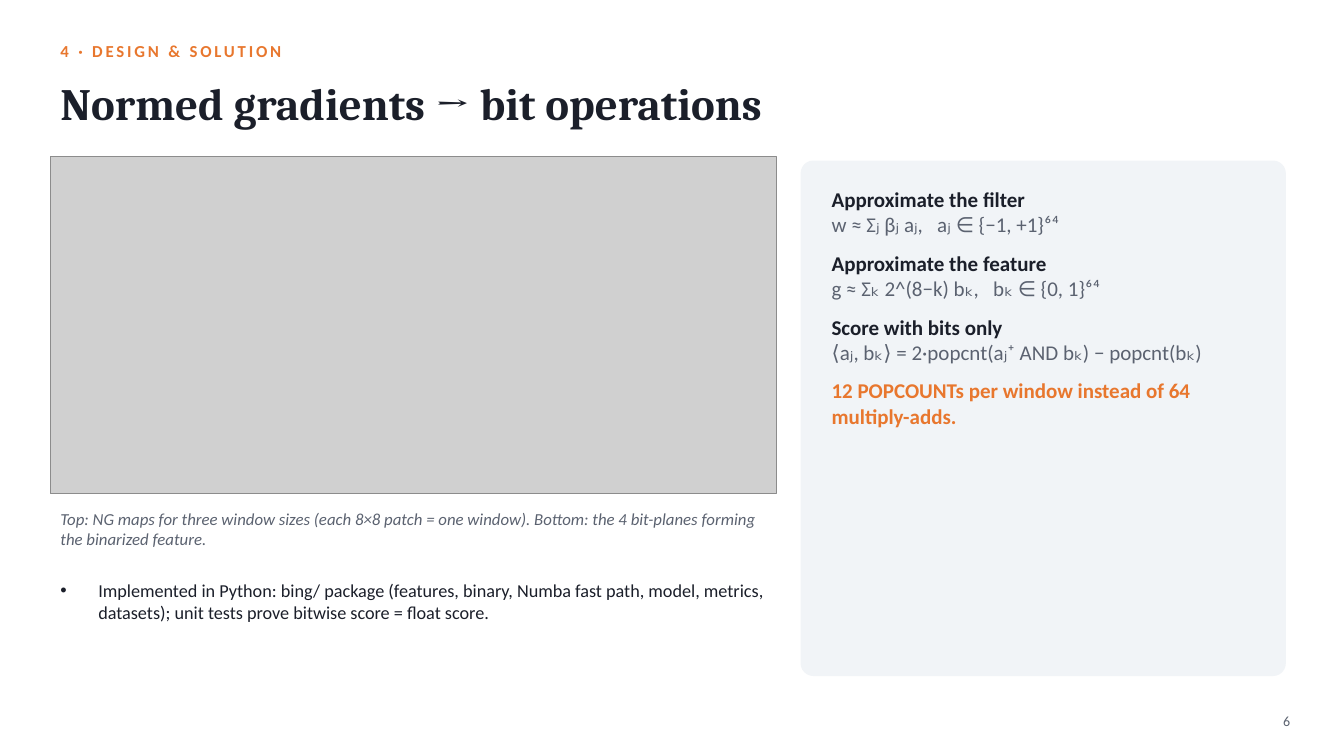
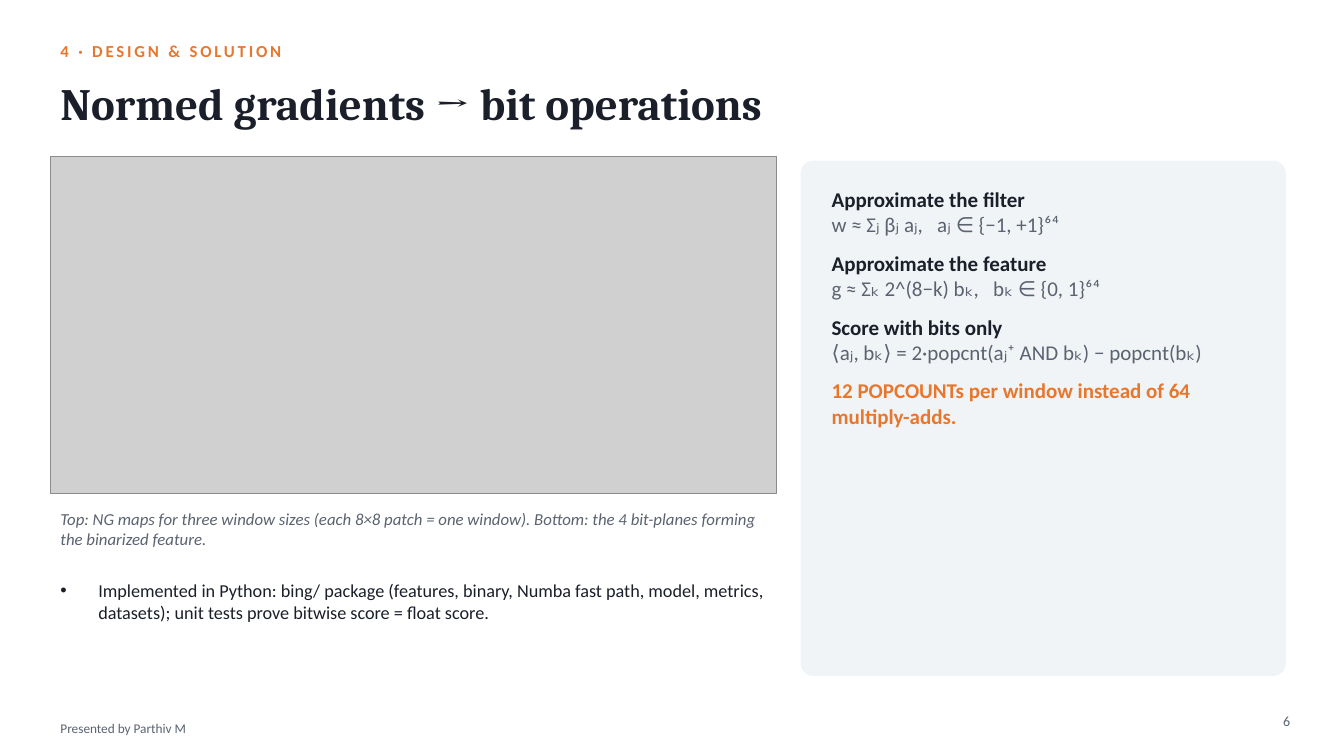
Before and after one commit to hari18305/cvprojectg10, a slide deck: slide 6 of presentation/BING_Objectness_Group10.pptx. Drawn at 1344x756 pixels with LibreOffice and Linux fonts; fonts in the diff are those of the drawing; grey boxes stand for pictures. Boxes give left, top, right and bottom in pixels: in the first picture for what was removed or moved away, otherwise in the second. Text is boxed around its words. In the diff, an @@ line names an element or a change of style, - is before the commit and + after.

```diff
--- a/presentation/BING_Objectness_Group10.pptx
+++ b/presentation/BING_Objectness_Group10.pptx
@@ text added at [60,724,186,735], 9.5 pt, text #5B6270 @@
+Presented by Parthiv M
```
Also in this commit, not shown: 10 other slides changed, 4 other files.
